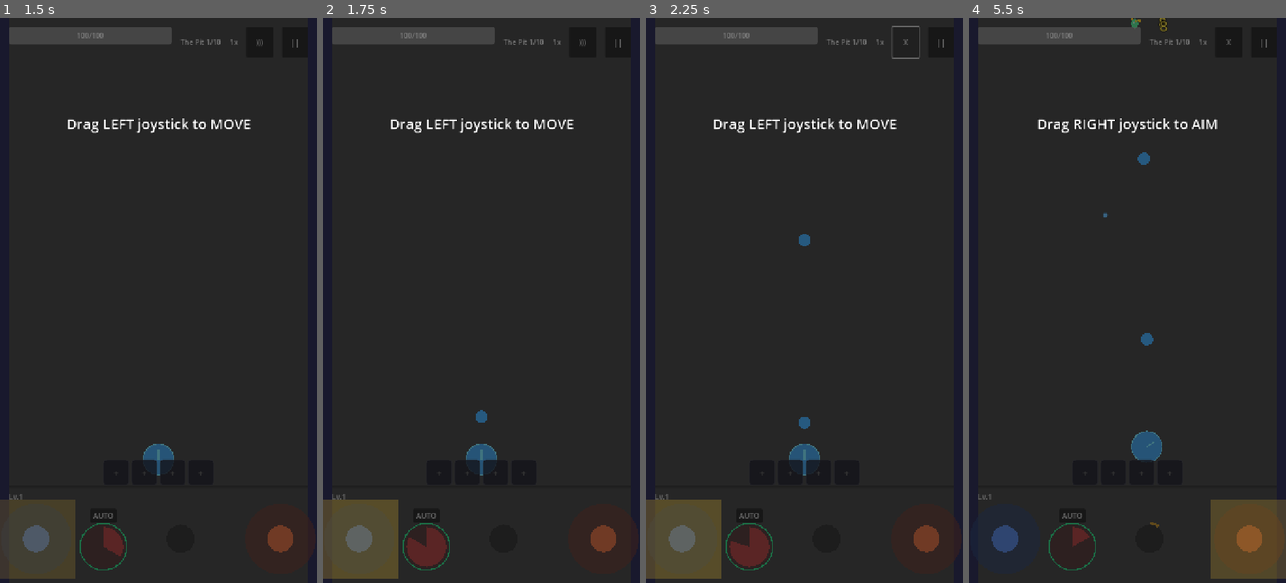
Above: before the commit, frames 1-4 (left to right).
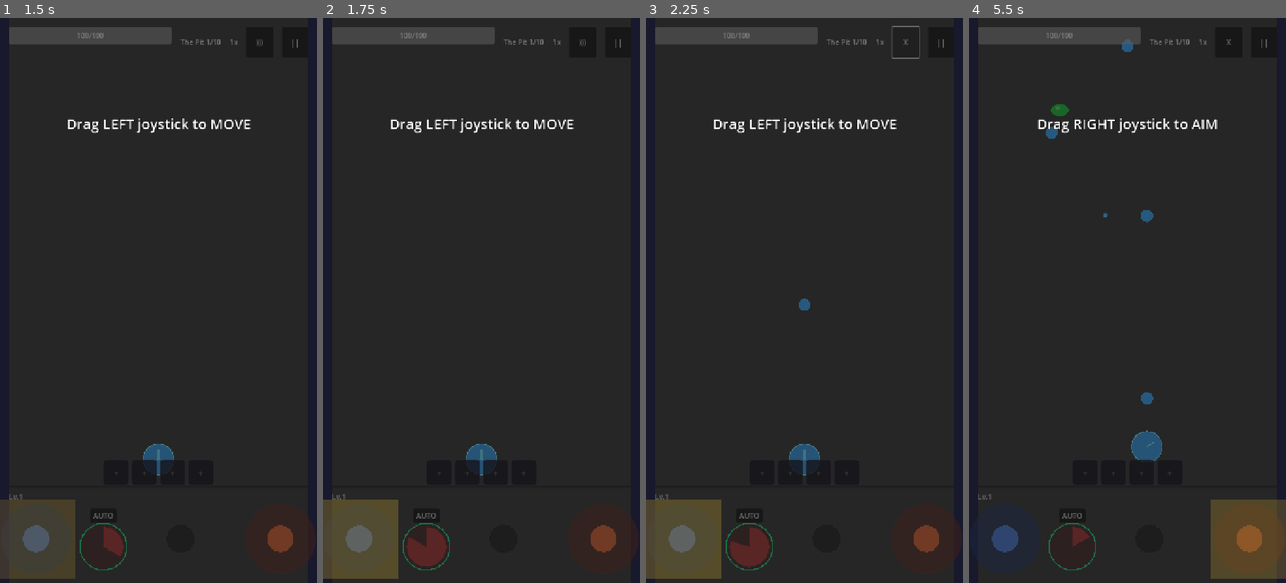
Above: after the commit, the same moments.

Repository: Randroids-Dojo/GoPit
Game: Godot game, scene res://scenes/game.tscn
The game is run twice, just before and just after one commit, with the same random seed, the same clock (stepped at 60 frames per second) and the same inputs.
Inputs (mouse positions are in pixels of both pictures, inside the frame that each line leads up to):
- Up to frame 1 (1.5 s): click "START" at 0.5 s; click "START" at 1.25 s
- Up to frame 2 (1.75 s): no input
- Up to frame 3 (2.25 s): click ")))" at 2 s
- Up to frame 4 (5.5 s): drag from (1003, 537) to (1127, 458) at 2.77 s; click "||" at 3.5 s; drag from (1064, 328) to (1146, 447) at 4.27 s; click "Resume" at 5 s

Frame 1 is identical in both runs. In frame 2, less than 0.1% of the frame differs, in the area x 48-52%, y 69-72%; in frame 3, 0.2%; in frame 4, 0.6%, in the area x 24-63%, y 0-91%.

Commit message:
Add fire rate stat to character system
Fire rate now determines how fast balls leave the queue (balls/second).
Each character has a base_fire_rate and fire_rate_scaling stat.

Character fire rates:
- Rookie: 2.0 base, C scaling (balanced)
- Pyro: 2.5 base, B scaling (aggressive)
- Frost Mage: 1.5 base, D scaling (slow control)
- Tactician: 1.5 base, B scaling (support)
- Gambler: 3.0 base, A scaling (fast high-risk)
- Vampire: 2.0 base, B scaling (sustain)

Implementation:
- Added base_fire_rate and fire_rate_scaling to Character resource
- Added get_fire_rate_at_level() method with scaling
- Added get_character_fire_rate() to GameManager
- Ball spawner now uses character fire rate for queue drain
- Updated tests for new timing (slower default of 2.0 balls/sec)

Diff:
--- a/resources/characters/character.gd
+++ b/resources/characters/character.gd
@@ -19,7 +19,7 @@
 	StatScaling.E: 0.03,  # +3% per level
 }
 
-## Stats (relative to 1.0 baseline for multipliers, absolute for base_strength)
+## Stats (relative to 1.0 baseline for multipliers, absolute for base values)
 @export_group("Stats")
 @export_range(0.5, 2.0, 0.1) var endurance: float = 1.0  ## HP multiplier
 @export_range(5, 15, 1) var base_strength: int = 8       ## Base damage value (absolute)
@@ -29,6 +29,8 @@
 @export_range(0.5, 2.0, 0.1) var speed: float = 1.0      ## Movement speed
 @export_range(0.5, 2.0, 0.1) var dexterity: float = 1.0  ## Crit chance multiplier
 @export_range(0.5, 2.0, 0.1) var intelligence: float = 1.0  ## Effect duration multiplier
+@export_range(1.0, 4.0, 0.5) var base_fire_rate: float = 2.0  ## Base balls per second
+@export var fire_rate_scaling: StatScaling = StatScaling.C  ## Fire rate growth per level
 
 @export_group("Abilities")
 @export var starting_ball: int = 0  ## BallRegistry.BallType enum value
@@ -115,3 +117,32 @@
 	var mult: float = SCALING_MULTIPLIERS.get(strength_scaling, 0.08)
 	var percent := int(mult * 100)
 	return "%s (+%d%%/lvl)" % [grade, percent]
+
+
+## Calculate fire rate at a given level based on scaling grade
+func get_fire_rate_at_level(level: int) -> float:
+	if level <= 1:
+		return base_fire_rate
+	var scaling_mult: float = SCALING_MULTIPLIERS.get(fire_rate_scaling, 0.08)
+	var level_bonus: float = base_fire_rate * scaling_mult * (level - 1)
+	return base_fire_rate + level_bonus
+
+
+## Get the fire rate scaling grade as a display string (S/A/B/C/D/E)
+func get_fire_rate_scaling_grade() -> String:
+	match fire_rate_scaling:
+		StatScaling.S: return "S"
+		StatScaling.A: return "A"
+		StatScaling.B: return "B"
+		StatScaling.C: return "C"
+		StatScaling.D: return "D"
+		StatScaling.E: return "E"
+		_: return "?"
+
+
+## Get fire rate scaling description for UI
+func get_fire_rate_scaling_description() -> String:
+	var grade := get_fire_rate_scaling_grade()
+	var mult: float = SCALING_MULTIPLIERS.get(fire_rate_scaling, 0.08)
+	var percent := int(mult * 100)
+	return "%s (+%d%%/lvl)" % [grade, percent]
--- a/resources/characters/frost_mage.tres
+++ b/resources/characters/frost_mage.tres
@@ -14,6 +14,8 @@
 speed = 0.9
 dexterity = 0.8
 intelligence = 1.5
+base_fire_rate = 1.5
+fire_rate_scaling = 4
 starting_ball = 2
 passive_name = "Shatter"
 passive_description = "Frozen enemies take +50% damage. Freeze duration increased by 30%."
--- a/resources/characters/gambler.tres
+++ b/resources/characters/gambler.tres
@@ -14,6 +14,8 @@
 speed = 1.1
 dexterity = 1.6
 intelligence = 0.8
+base_fire_rate = 3.0
+fire_rate_scaling = 1
 starting_ball = 3
 passive_name = "Jackpot"
 passive_description = "Critical hits deal 3x damage instead of 2x. +15% base crit chance."
--- a/resources/characters/pyro.tres
+++ b/resources/characters/pyro.tres
@@ -14,6 +14,8 @@
 speed = 1.0
 dexterity = 1.0
 intelligence = 0.9
+base_fire_rate = 2.5
+fire_rate_scaling = 2
 starting_ball = 1
 passive_name = "Inferno"
 passive_description = "+20% fire damage. Burning enemies take 25% more damage from all sources."
--- a/resources/characters/rookie.tres
+++ b/resources/characters/rookie.tres
@@ -14,6 +14,8 @@
 speed = 1.0
 dexterity = 1.0
 intelligence = 1.0
+base_fire_rate = 2.0
+fire_rate_scaling = 3
 starting_ball = 0
 passive_name = "Quick Learner"
 passive_description = "+10% XP gain from all sources"
--- a/resources/characters/tactician.tres
+++ b/resources/characters/tactician.tres
@@ -14,6 +14,8 @@
 speed = 0.9
 dexterity = 0.9
 intelligence = 1.1
+base_fire_rate = 1.5
+fire_rate_scaling = 2
 starting_ball = 0
 passive_name = "Squad Leader"
 passive_description = "+2 starting baby balls. Baby balls spawn 30% faster."
--- a/resources/characters/vampire.tres
+++ b/resources/characters/vampire.tres
@@ -14,6 +14,8 @@
 speed = 1.0
 dexterity = 1.0
 intelligence = 0.9
+base_fire_rate = 2.0
+fire_rate_scaling = 2
 starting_ball = 0
 passive_name = "Lifesteal"
 passive_description = "Heal 5% of damage dealt. Killing enemies has a 20% chance to drop a health gem."
--- a/scripts/autoload/game_manager.gd
+++ b/scripts/autoload/game_manager.gd
@@ -189,6 +189,19 @@
 		return selected_character.get_strength_at_level(player_level)
 	# Fallback for old characters without the method
 	return int(10 * character_damage_mult)
+
+
+func get_character_fire_rate() -> float:
+	"""Get the character's fire rate stat at current player level.
+	This determines how fast balls leave the queue (balls per second).
+	Uses the base_fire_rate + scaling system from Character resource."""
+	if selected_character == null:
+		return 2.0  # Default fire rate when no character selected
+	# Use the get_fire_rate_at_level method from Character resource
+	if selected_character.has_method("get_fire_rate_at_level"):
+		return selected_character.get_fire_rate_at_level(player_level)
+	# Fallback for old characters without the method
+	return 2.0
 
 
 func set_character(character: Resource) -> void:
--- a/scripts/entities/ball_spawner.gd
+++ b/scripts/entities/ball_spawner.gd
@@ -37,7 +37,7 @@
 # Balls enter a queue and fire one at a time at fire_rate speed
 # Each entry is {type: BallType, spread: float}
 var _fire_queue: Array[Dictionary] = []
-var fire_rate: float = 3.0  # Balls per second (queue drain speed)
+var fire_rate: float = 2.0  # Base balls per second (overridden by character stat)
 var max_queue_size: int = 20  # Prevent infinite stacking
 var _fire_timer: float = 0.0  # Timer for queue drain
 
@@ -54,11 +54,20 @@
 		return
 
 	_fire_timer += delta
-	var fire_interval: float = 1.0 / fire_rate
+	# Use character fire rate if available, otherwise fall back to base rate
+	var effective_fire_rate: float = _get_effective_fire_rate()
+	var fire_interval: float = 1.0 / effective_fire_rate
 
 	while _fire_timer >= fire_interval and not _fire_queue.is_empty():
 		_fire_timer -= fire_interval
 		_fire_from_queue()
+
+
+func _get_effective_fire_rate() -> float:
+	"""Get the effective fire rate based on character stats."""
+	if GameManager:
+		return GameManager.get_character_fire_rate()
+	return fire_rate
 
 
 func set_aim_direction(direction: Vector2) -> void:
@@ -152,6 +161,11 @@
 func get_max_queue_size() -> int:
 	"""Get maximum queue size."""
 	return max_queue_size
+
+
+func get_effective_fire_rate() -> float:
+	"""Get effective fire rate (for UI and tests)."""
+	return _get_effective_fire_rate()
 
 
 func clear_queue() -> void:
Not shown, changed: tests/test_ball_queue.py
Not shown, changed: tests/test_ball_slots.py
Not shown, added: tests/test_fire_rate_stat.py
Not shown, changed: tests/test_playtest_physics.py
